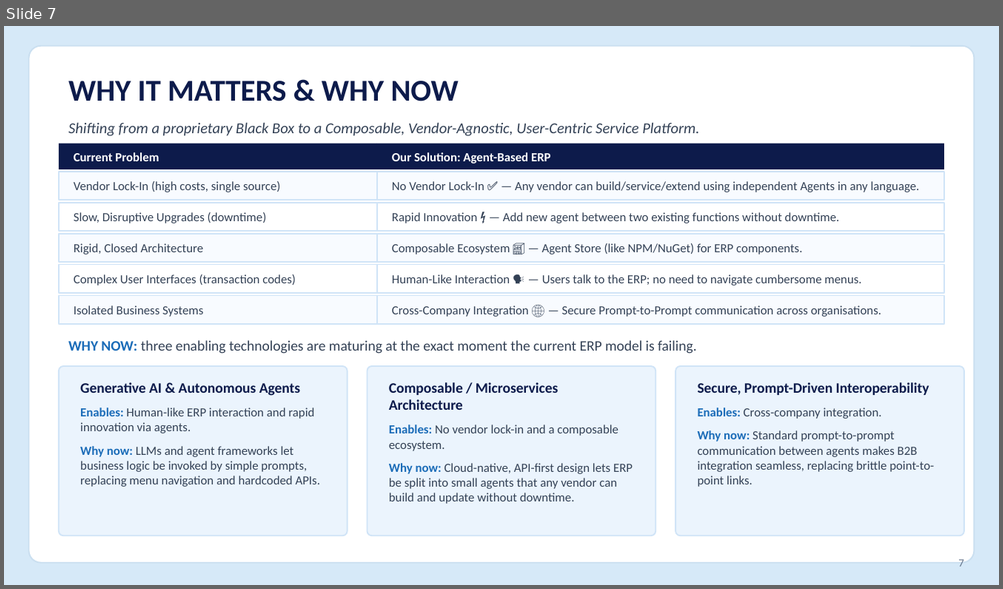
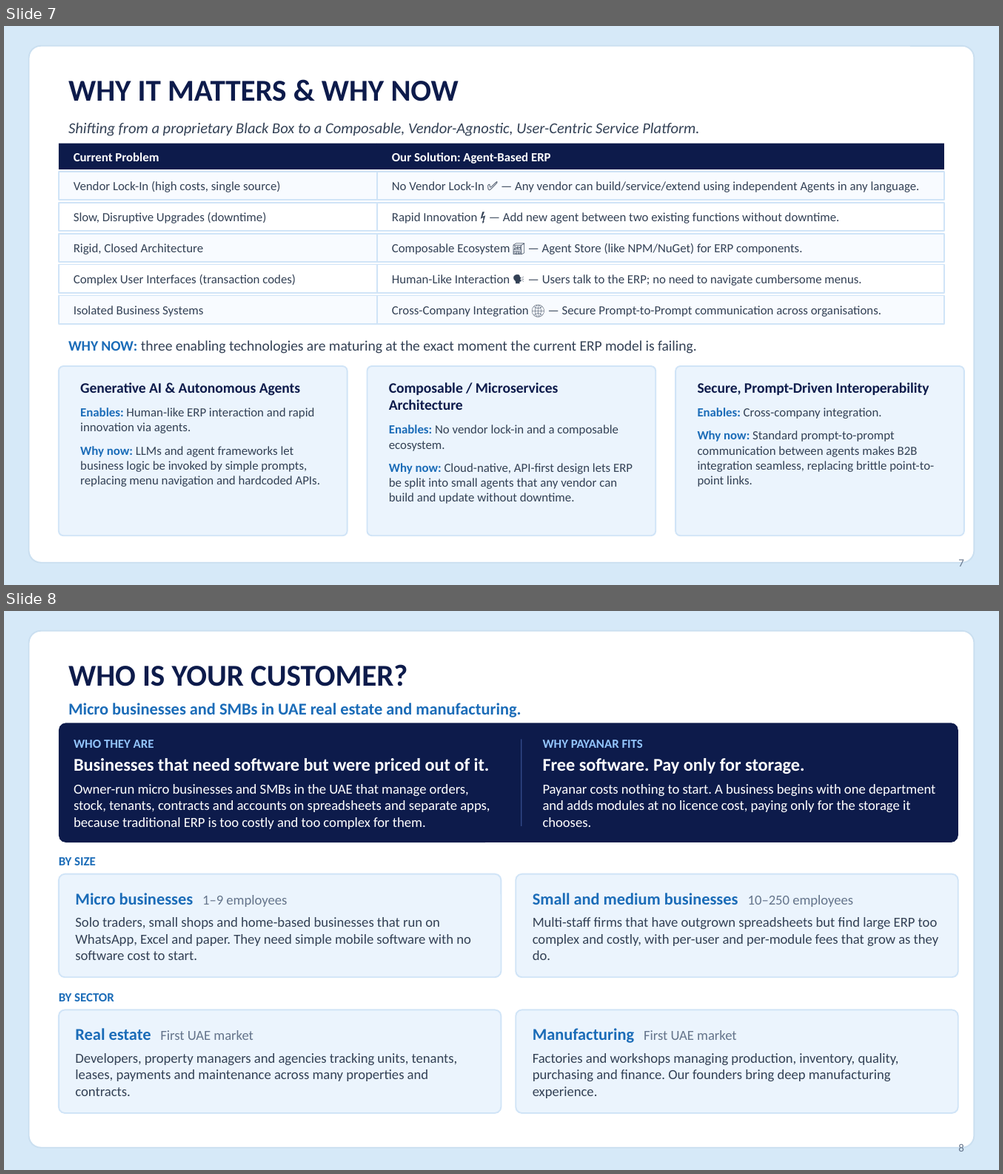
Before and after one commit to bhuvaness/MAA-ERP, a slide deck: payanarsstype-designer/docs/Payanar_Pitch_Deck_Final.pptx. Shown one above the other, each under a label of ours: slide 7 before the commit, slides 7 and 8 after it. The pictures are 1003x589 and 1003x1174 pixels, drawn with LibreOffice and Linux fonts; fonts in the diff are those of the drawing. Boxes give left, top, right and bottom in pixels: in the first picture for what was removed or moved away, otherwise in the second. Text is boxed around its words. In the diff, an @@ line names an element or a change of style, - is before the commit and + after.

```diff
--- a/payanarsstype-designer/docs/Payanar_Pitch_Deck_Final.pptx
+++ b/payanarsstype-designer/docs/Payanar_Pitch_Deck_Final.pptx
@@ slide 8 added at [4,611,999,1170], background #FFFFFF @@
@@ rectangle added at [4,611,999,1170], fill #D6E9F8 @@
@@ rounded rectangle added at [29,631,973,1148], fill #FFFFFF, outline #CADFF0 1 pt @@
@@ text added at [68,664,407,686], 22 pt, text #0D1B4B, bold @@
+WHO IS YOUR CUSTOMER?
@@ text added at [68,703,521,718], 12 pt, text #1B6CB8, bold @@
+Micro businesses and SMBs in UAE real estate and manufacturing.
@@ rounded rectangle added at [59,723,958,843], fill #0D1B4B @@
@@ text added at [74,740,489,829], 10 pt, text #FFFFFF @@
+WHO THEY ARE
+Businesses that need software but were priced out of it.
+Owner-run micro businesses and SMBs in the UAE that manage orders, stock, tenants, contracts and accounts on spreadsheets and separate apps, because traditional ERP is too costly and too complex for them.
@@ rectangle added at [521,739,521,826], fill #334B8A @@
@@ text added at [543,740,935,827], 10 pt, text #FFFFFF @@
+WHY PAYANAR FITS
+Free software. Pay only for storage.
+Payanar costs nothing to start. A business begins with one department and adds modules at no licence cost, paying only for the storage it chooses.
@@ text added at [59,857,96,866], 9 pt, text #1B6CB8, bold @@
+BY SIZE
@@ rounded rectangle added at [59,874,501,978], fill #EBF4FD, outline #D0E4F7 1 pt, 10 pt, text #334155 @@
+Micro businesses 1–9 employees
+Solo traders, small shops and home-based businesses that run on WhatsApp, Excel and paper. They need simple mobile software with no software cost to start.
@@ rounded rectangle added at [515,874,958,978], fill #EBF4FD, outline #D0E4F7 1 pt, 10 pt, text #334155 @@
+Small and medium businesses 10–250 employees
+Multi-staff firms that have outgrown spreadsheets but find large ERP too complex and costly, with per-user and per-module fees that grow as they do.
@@ text added at [59,994,114,1002], 9 pt, text #1B6CB8, bold @@
+BY SECTOR
@@ rounded rectangle added at [59,1010,501,1113], fill #EBF4FD, outline #D0E4F7 1 pt, 10 pt, text #334155 @@
+Real estate First UAE market
+Developers, property managers and agencies tracking units, tenants, leases, payments and maintenance across many properties and contracts.
@@ rounded rectangle added at [515,1010,958,1113], fill #EBF4FD, outline #D0E4F7 1 pt, 10 pt, text #334155 @@
+Manufacturing First UAE market
+Factories and workshops managing production, inventory, quality, purchasing and finance. Our founders bring deep manufacturing experience.
@@ text added at [958,1142,964,1152], 8 pt, text #64748B @@
+8
```
Also in this commit, not shown: 3 slides changed, 4 other files.
